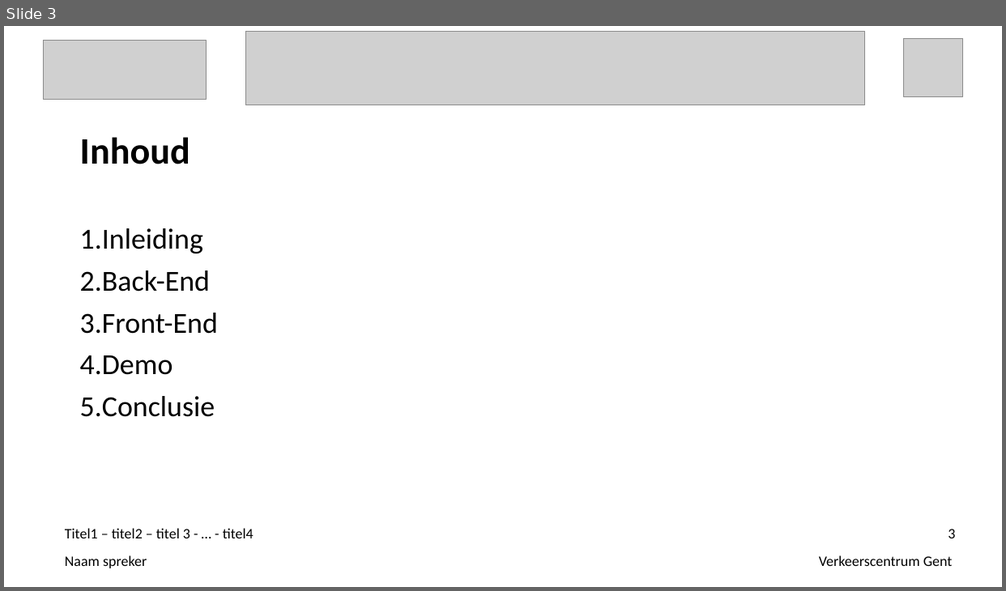
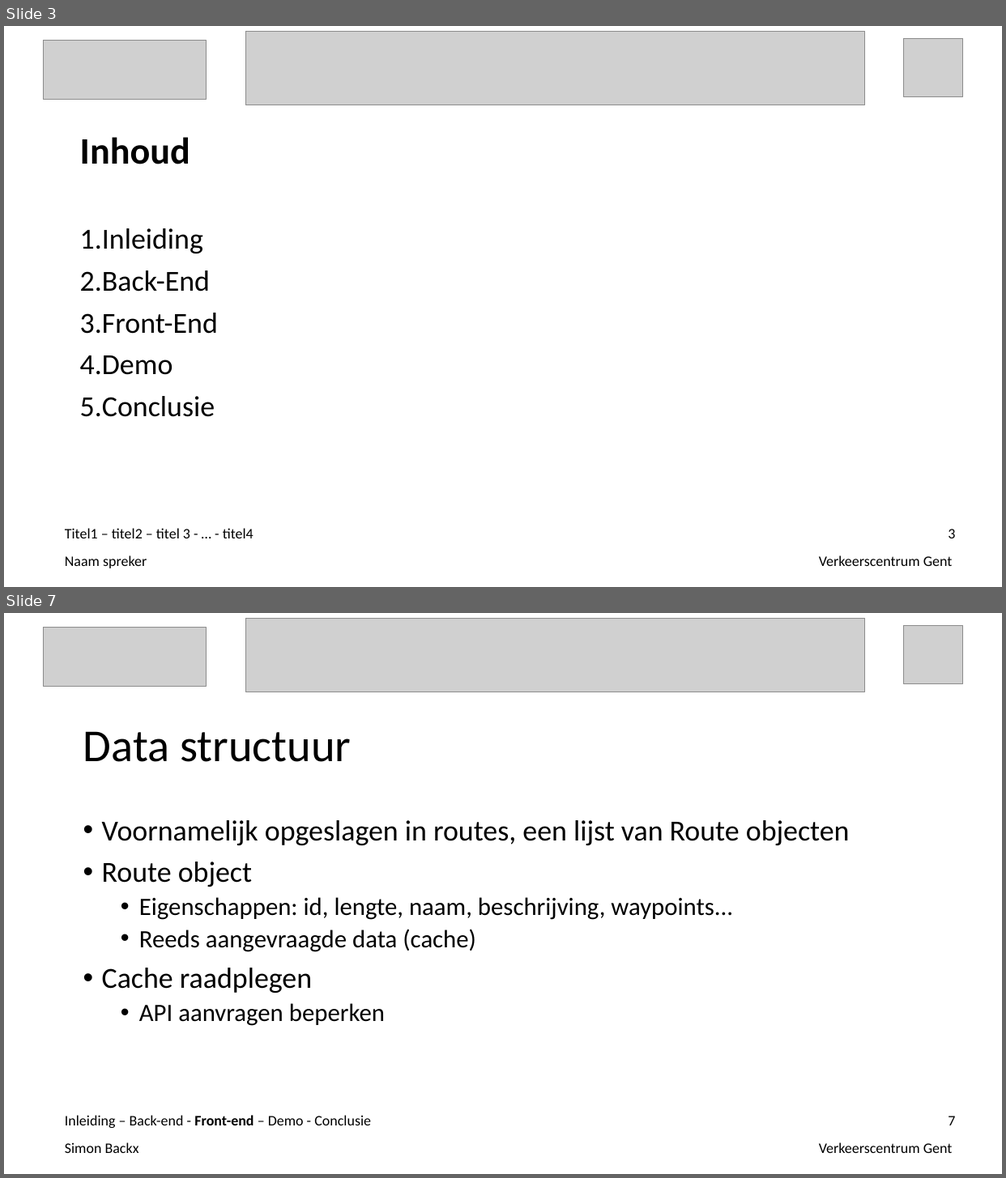
Before and after one commit to ghentlivinglab/Traffic-Travel-Time-Analyzer-1, a slide deck: Einddocumentatie/Presentatie.ppt. Shown one above the other, each under a label of ours: slide 3 before the commit, slides 3 and 7 after it; the slides between them are not shown. The pictures are 1006x591 and 1006x1178 pixels, drawn with LibreOffice and Linux fonts; fonts in the diff are those of the drawing; grey boxes stand for pictures. Boxes give left, top, right and bottom in pixels: in the first picture for what was removed or moved away, otherwise in the second. Text is boxed around its words. In the diff, an @@ line names an element or a change of style, - is before the commit and + after.

Commit message:
Front end technisch toegevoegd aan presentatie

```diff
--- a/Einddocumentatie/Presentatie.ppt
+++ b/Einddocumentatie/Presentatie.ppt
@@ slide 7 added at (4,613,1002,1174), background #FFFFFF @@
@@ picture added at (43,628,206,687) @@
@@ picture added at (245,618,865,692) @@
@@ picture added at (903,625,962,684) @@
@@ title added at (83,731,351,762), 44 pt, text #000000 @@
+Data structuur
@@ text added at (102,820,850,1026), 24 pt, text #000000 @@
+• Voornamelijk opgeslagen in routes, een lijst van Route objecten
+• Route object
+  • Eigenschappen: id, lengte, naam, beschrijving, waypoints...
+  • Reeds aangevraagde data (cache)
+• Cache raadplegen
+  • API aanvragen beperken
@@ text added at (65,1115,371,1128), 14 pt, text #000000 @@
+Inleiding – Back-end - Front-end – Demo - Conclusie
@@ page number added at (948,1116,955,1126), 14 pt, text #000000 @@
+7
@@ text added at (65,1143,139,1153), 14 pt, text #000000 @@
+Simon Backx
@@ text added at (819,1143,953,1153), 14 pt, text #000000 @@
+Verkeerscentrum Gent
```
Also in this commit, not shown: 10 other slides added.
